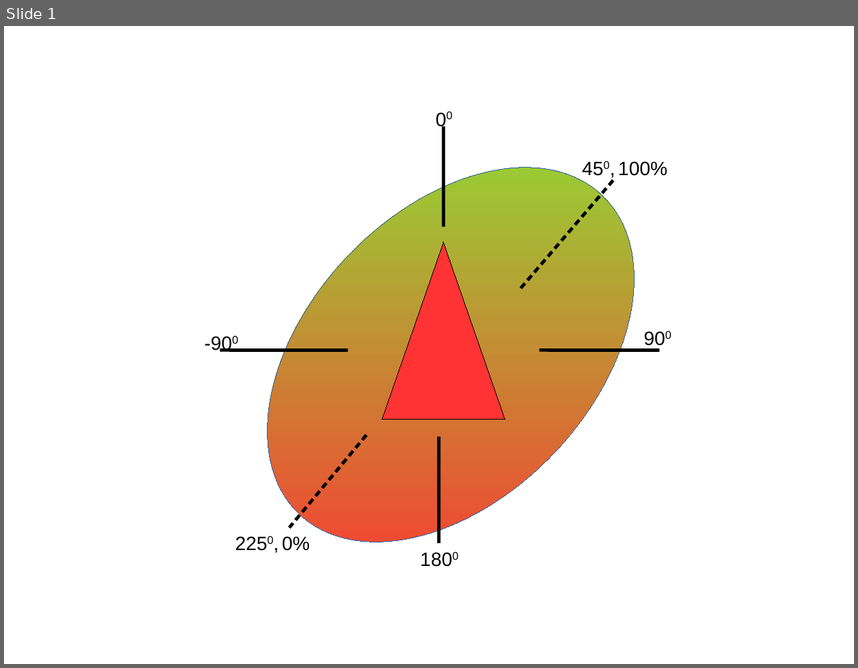
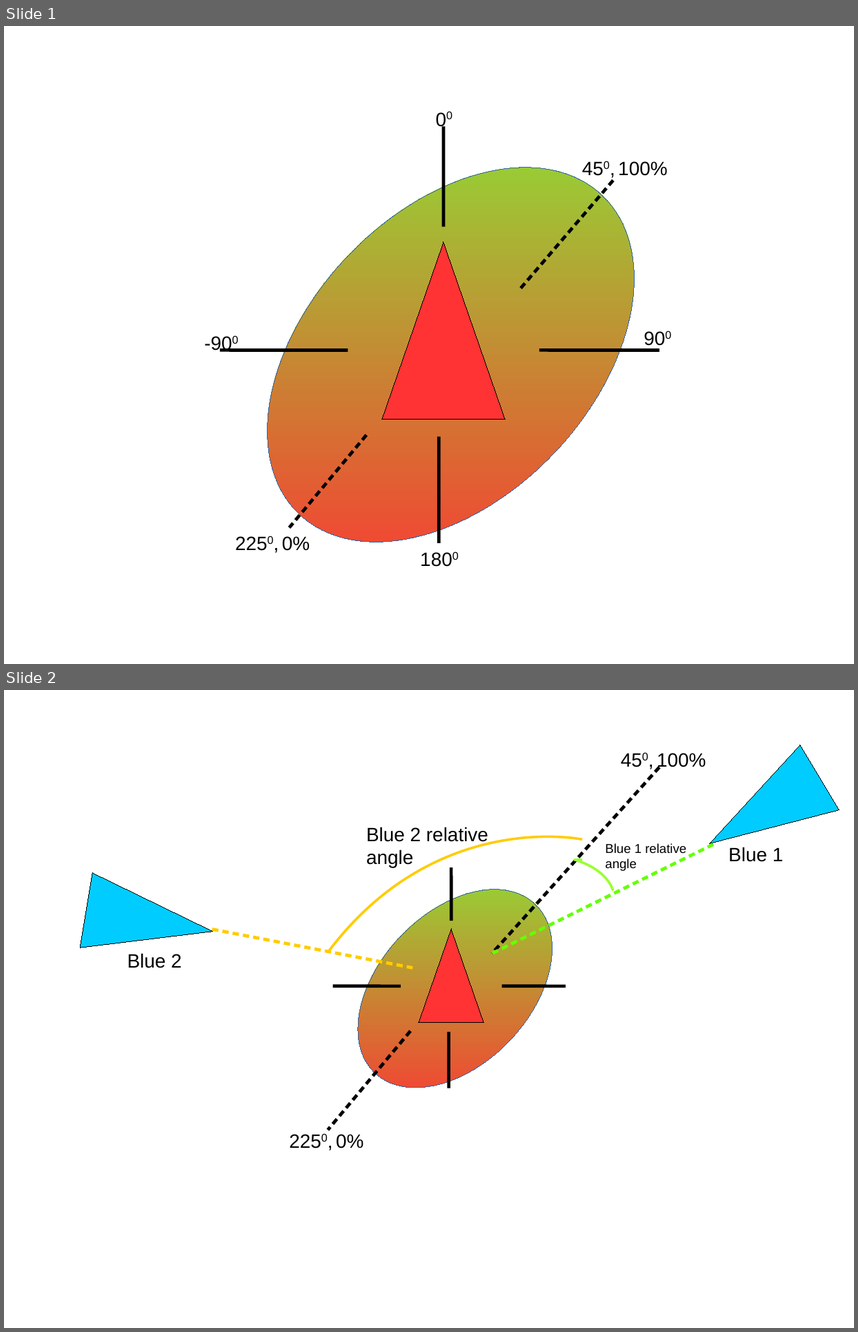
Before and after one commit to tansir1/thesis, a slide deck: dissertation/diagrams/targetAngles.odp. Shown one above the other, each under a label of ours: slide 1 before the commit, slides 1 and 2 after it. The pictures are 858x668 and 858x1332 pixels, drawn with LibreOffice and Linux fonts; fonts in the diff are those of the drawing. Boxes give left, top, right and bottom in pixels: in the first picture for what was removed or moved away, otherwise in the second. Text is boxed around its words. In the diff, an @@ line names an element or a change of style, - is before the commit and + after.

```diff
--- a/dissertation/diagrams/targetAngles.odp
+++ b/dissertation/diagrams/targetAngles.odp
@@ slide 2 added at [4, 690, 854, 1328], background #FFFFFF @@
@@ triangle added at [690, 745, 840, 876], fill #00CCFF, outline #000000 0 pt @@
@@ line added from (660, 767) to (493, 953), #000000 3 pt @@
@@ text added at [657, 753, 706, 770], 18 pt, text #000000 @@
+450, 100%
@@ text added at [366, 827, 488, 867], 18 pt, text #000000 @@
+Blue 2 relative
+angle
@@ ellipse added at [320, 852, 590, 1125], fill gradient #8AE234 to #FF3333, outline #3465A4 0 pt @@
@@ freeform shape added at [328, 836, 582, 952], outline #FFCC00 2.3 pt @@
@@ line added from (714, 845) to (493, 953), #66FF00 3 pt @@
@@ text added at [605, 843, 686, 871], 12 pt, text #000000 @@
+Blue 1 relative
+angle
@@ text added at [728, 847, 784, 862], 18 pt, text #000000 @@
+Blue 1
@@ triangle added at [80, 873, 219, 969], fill #00CCFF, outline #000000 0 pt @@
@@ line added from (451, 867) to (451, 920), #000000 3 pt @@
@@ freeform shape added at [575, 860, 613, 891], outline #99FF33 2.3 pt @@
@@ line added from (212, 929) to (413, 967), #FFCC00 3 pt @@
@@ triangle added at [419, 929, 484, 1023], fill #FF3333, outline #000000 0 pt @@
@@ text added at [128, 953, 182, 968], 18 pt, text #000000 @@
+Blue 2
@@ line added from (332, 986) to (401, 986), #000000 3 pt @@
@@ line added from (502, 986) to (566, 986), #000000 3 pt @@
@@ line added from (410, 1031) to (328, 1130), #000000 3 pt @@
@@ line added from (449, 1032) to (449, 1088), #000000 3 pt @@
@@ text added at [321, 1133, 328, 1141], 18 pt, text #000000 @@
+2250, 0%
```
Also in this commit, not shown: 6 other files.
